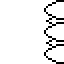
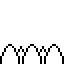
Two versions of the same layered image (w=64, h=64). Layer-by-layer changes:
painted on "Layer 5" over [0, 0, 64, 64]
